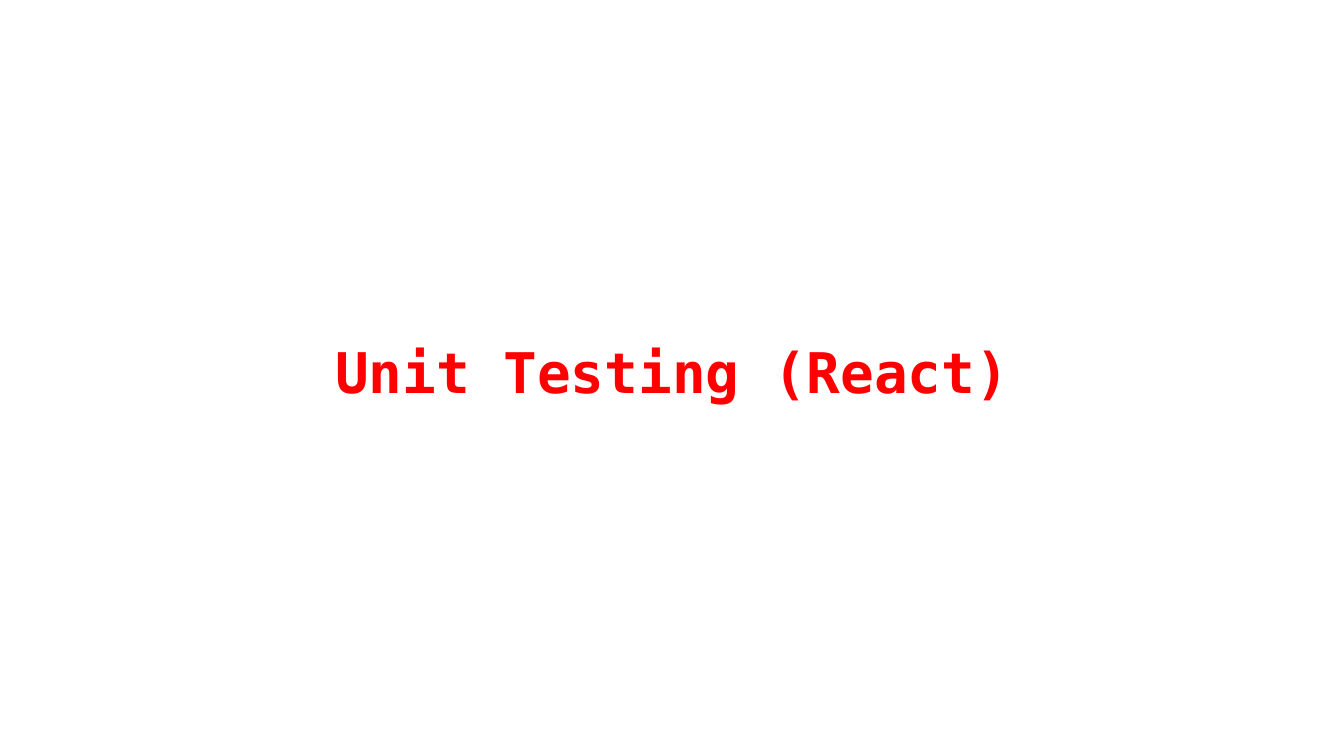
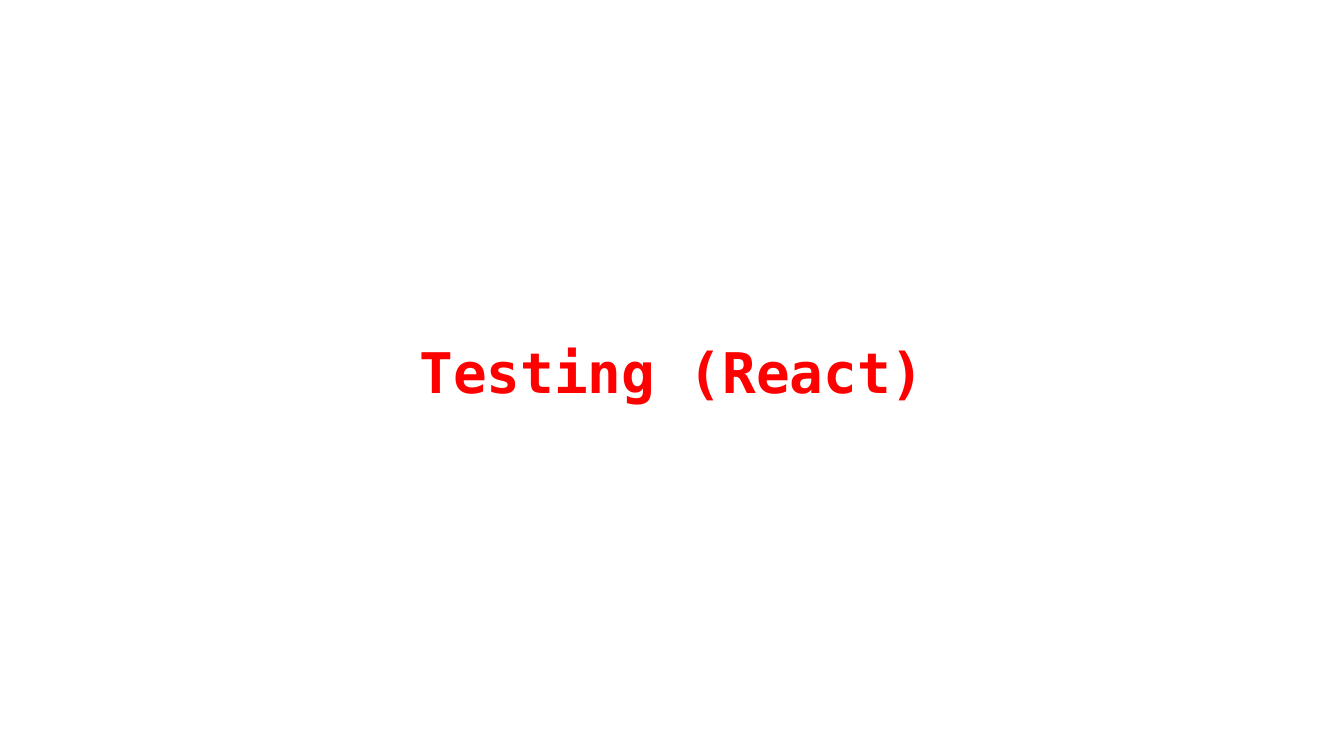
Before and after one commit to sujit-libi/react-js-batch-one, a slide deck: slide 1 of Day 65/Unit Testing.pptx. Drawn at 1344x756 pixels with LibreOffice and Linux fonts; fonts in the diff are those of the drawing. Boxes give left, top, right and bottom in pixels: in the first picture for what was removed or moved away, otherwise in the second. Text is boxed around its words. In the diff, an @@ line names an element or a change of style, - is before the commit and + after.

Commit message:
Unit testing added

```diff
--- a/Day 65/Unit Testing.pptx
+++ b/Day 65/Unit Testing.pptx
@@ title at <box>419,348,925,405</box>: text changed @@
-Unit Testing (React)
+Testing (React)
```
Also in this commit, not shown: 7 other files.
